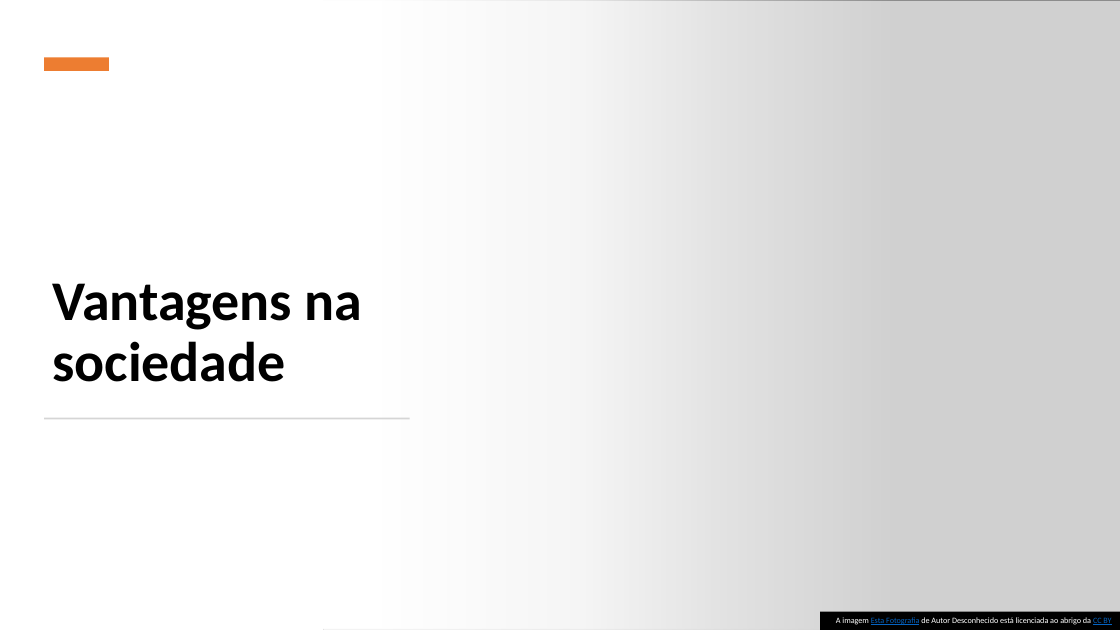
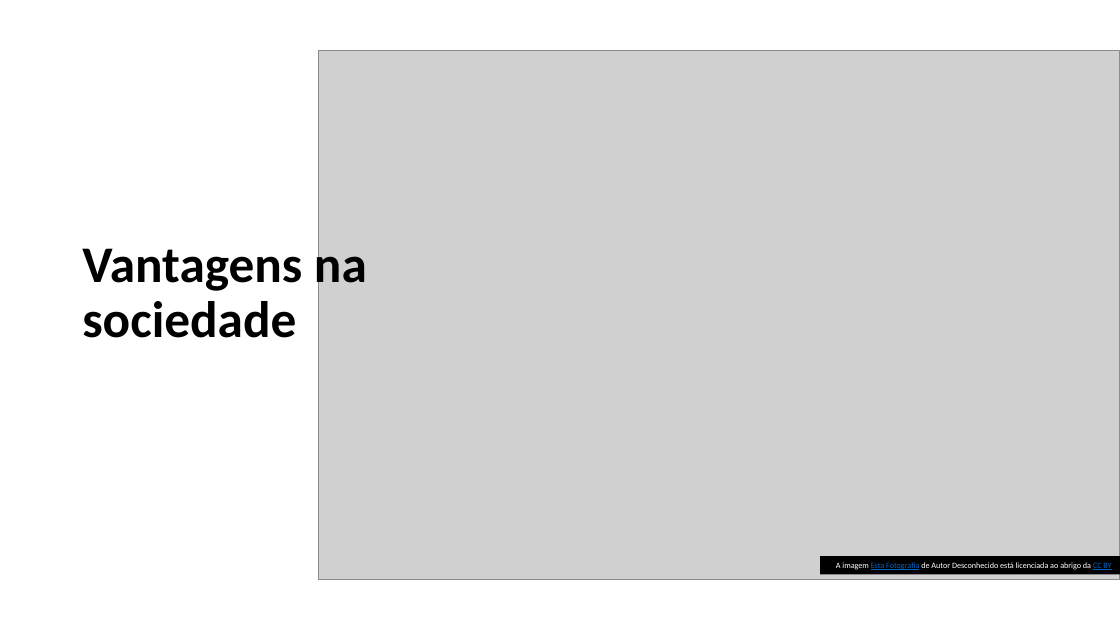
Before and after one commit to GabrielMCS01/CTI-TP, a slide deck: slide 1 of VantagensSociais.pptx. Drawn at 1120x630 pixels with LibreOffice and Linux fonts; fonts in the diff are those of the drawing; grey boxes stand for pictures. Boxes give left, top, right and bottom in pixels: in the first picture for what was removed or moved away, otherwise in the second. Text is boxed around its words. In the diff, an @@ line names an element or a change of style, - is before the commit and + after.

Commit message:
Update VantagensSociais.pptx
grafico gripe

```diff
--- a/VantagensSociais.pptx
+++ b/VantagensSociais.pptx
@@ rectangle removed at (0, 0, 897, 630) @@
@@ rectangle removed at (44, 58, 109, 71) @@
@@ picture added at (318, 50, 1120, 579) @@
@@ picture: place and size @@
-picture at (323, 0, 1120, 630)
+picture at (412, 55, 1120, 575)
@@ text "Vantagens na sociedade": place and size @@
-text "Vantagens na sociedade" at (52, 283, 363, 382)
+text "Vantagens na sociedade" at (82, 240, 367, 338)
@@ text "Vantagens na sociedade" at (82, 240, 367, 338): size 48 to 44 pt; vertical alignment bottom to top @@
@@ rectangle removed at (45, 418, 410, 419) @@
@@ rectangle "A imagem Esta Fotografia de ...": place and size @@
-rectangle "A imagem Esta Fotografia de ..." at (821, 612, 1120, 630)
+rectangle "A imagem Esta Fotografia de ..." at (821, 556, 1120, 575)
```
Also in this commit, not shown: 1 other slide changed, 1 slide added, 1 slide removed.
